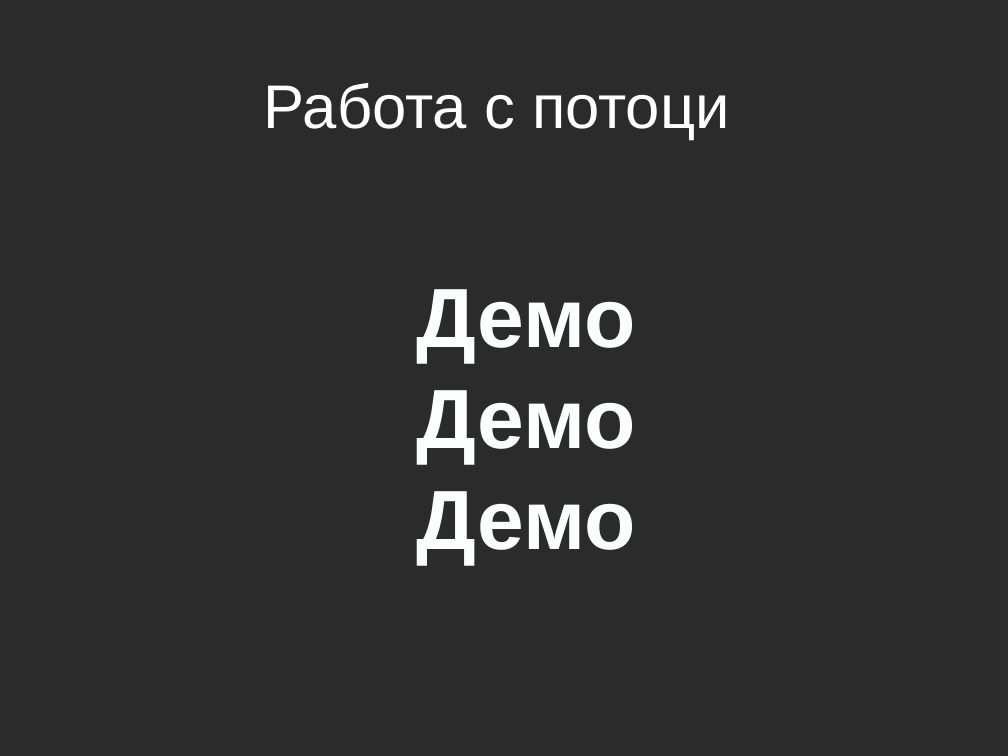
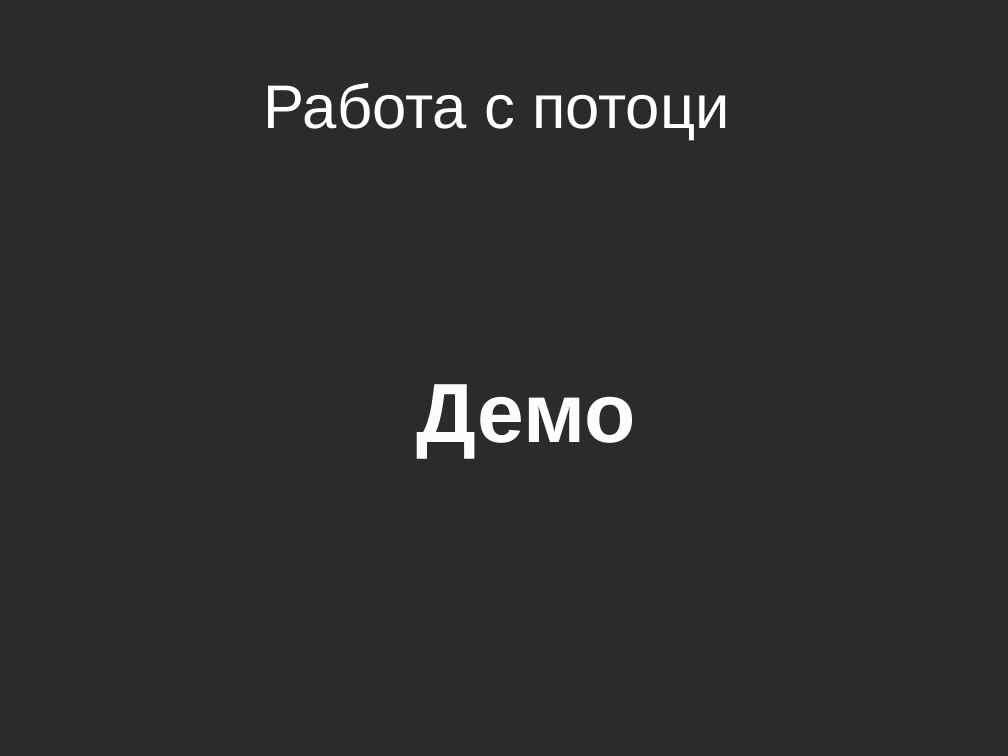
Before and after one commit to aslv/1300ruc, a slide deck: slide 11 of Lecture5/Lecture5.pptx. Drawn at 1008x756 pixels with LibreOffice and Linux fonts; fonts in the diff are those of the drawing; background and template pictures are left out; a plain dark background stands for a picture behind light text. Boxes give left, top, right and bottom in pixels: in the first picture for what was removed or moved away, otherwise in the second. Text is boxed around its words. In the diff, an @@ line names an element or a change of style, - is before the commit and + after.

```diff
--- a/Lecture5/Lecture5.pptx
+++ b/Lecture5/Lecture5.pptx
@@ text "Демо": place and size @@
-text "Демо" at box(417, 289, 636, 565)
+text "Демо" at box(417, 384, 636, 457)
@@ text at box(417, 390, 636, 565): paragraphs removed @@
-Демо
-Демо
```
Also in this commit, not shown: 2 other slides changed, 10 other files.
